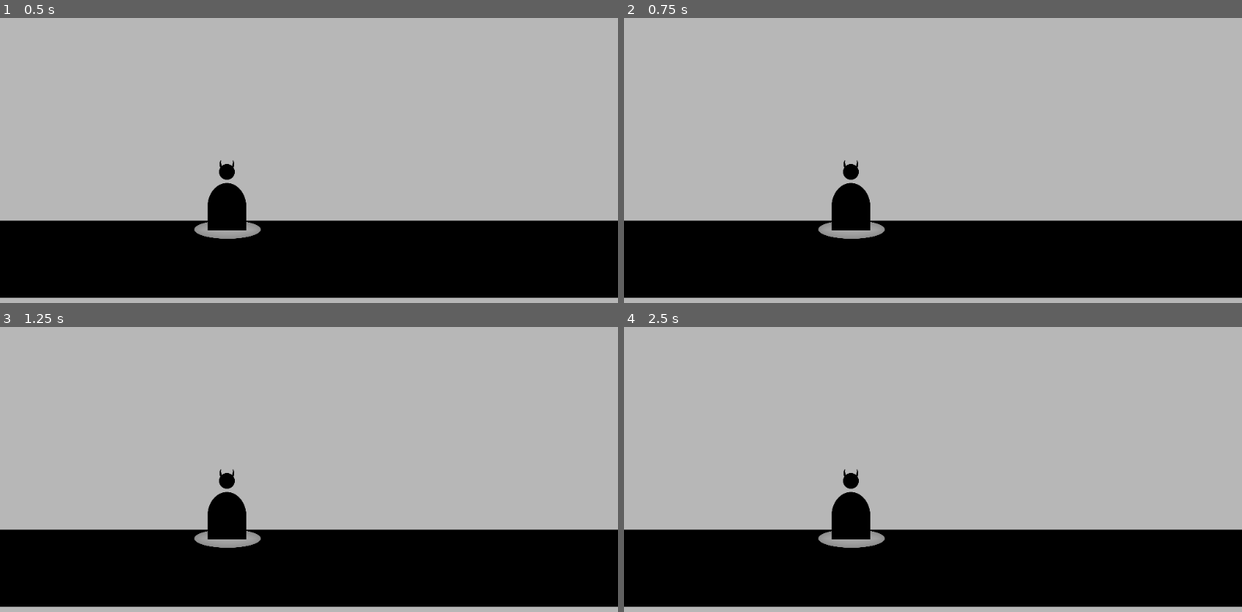
Above: before the commit, frames 1-4 (two rows, left to right).
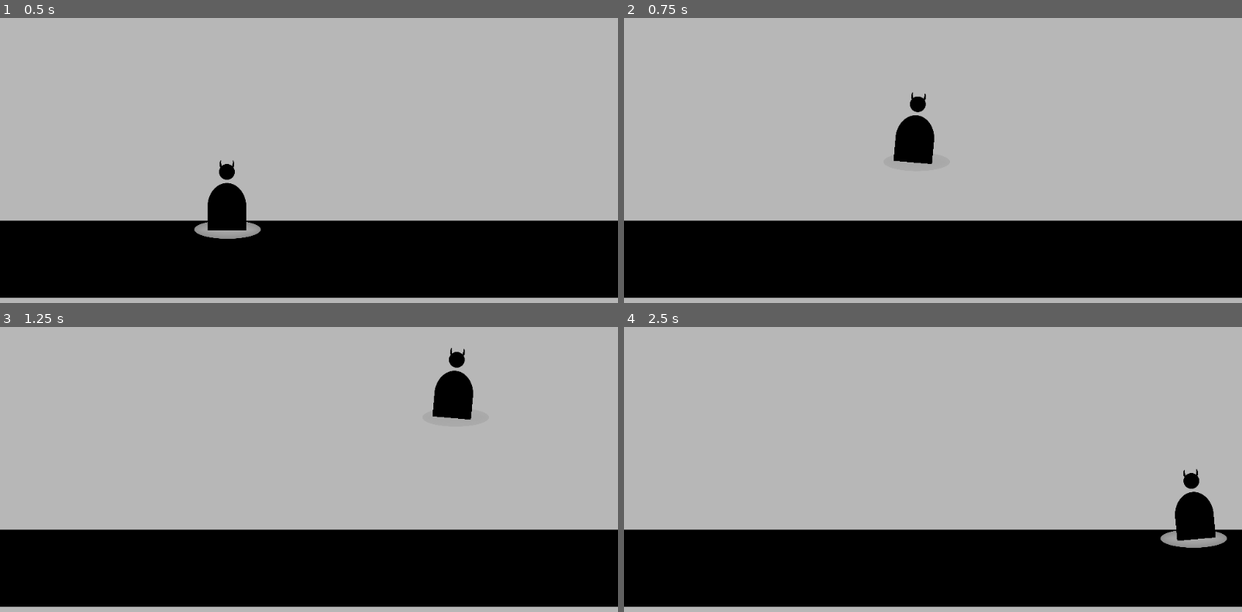
Above: after the commit, the same moments.

Repository: BesterCoder/nuggie-collector
Game: Godot game, scene res://levels/level_001.tscn
Same seed, same stepped clock (60 frames per second), same inputs: the game is played once before the commit and once after it. The project has no main scene, so this scene is started directly.
Inputs:
- Up to frame 1 (0.5 s): no input
- Up to frame 2 (0.75 s): tap Enter at 0.5 s; hold D (move_right, bound only after the commit) from 0.53 s (still down); tap W (jump, bound only after the commit) at 0.6 s
- Up to frame 3 (1.25 s): keep holding D (move_right, bound only after the commit); tap W (jump, bound only after the commit) at 0.77, 1.07 s
- Up to frame 4 (2.5 s): tap W (jump, bound only after the commit) at 1.35, 1.52, 1.82, 2.1 s; release D (move_right, bound only after the commit) at 2.03 s; hold A (move_left, bound only after the commit) from 2.03 s (still down)

Frame 1 is identical in both runs. In frame 2, 2.3% of the frame differs, in the area x 31-51%, y 26-78%; in frame 3, 2.3%; in frame 4, 2.5%, in the area x 31-98%, y 49-78%.

Commit message:
Initial player movement with player body tilting
Player model is rotated when player moves

Diff:
--- a/characters/player/Player.gd
+++ b/characters/player/Player.gd
@@ -3,14 +3,42 @@
 const SPEED = 180*3
 const GRAVITY = 35
 const JUMPFORCE = -1000
+# How much does the player body tilt/rotate when moving
+const TILT_DEGREE = 5.0
+
+enum move_dir {MOVE_LEFT, MOVE_RIGHT, MOVE_NONE}
 
 var velocity = Vector2(0, 0)
+
+func _tilt_player(dir):
+	match dir:
+		move_dir.MOVE_LEFT:
+			$Body.rotation_degrees = -TILT_DEGREE
+		move_dir.MOVE_RIGHT:
+			$Body.rotation_degrees = TILT_DEGREE
+		move_dir.MOVE_NONE:
+			$Body.rotation_degrees = 0
+
+
 func _ready():
 	pass # Replace with function body.
 
 
 # Called every frame. 'delta' is the elapsed time since the previous frame.
 func _process(_delta):
+	if Input.is_action_pressed("move_right"):
+		_tilt_player(move_dir.MOVE_RIGHT)
+		velocity.x = SPEED
+	elif Input.is_action_pressed("move_left"):
+		_tilt_player(move_dir.MOVE_LEFT)
+		velocity.x = -SPEED
+	else:
+		_tilt_player(move_dir.MOVE_NONE)
+
+	if Input.is_action_just_pressed("jump") and is_on_floor():
+		# TODO: Leave the GroundHalo on ground when jumping
+		velocity.y = JUMPFORCE
+
 	velocity.y += GRAVITY
 	velocity = move_and_slide(velocity, Vector2.UP)
 	# Smoothly stop the character from moving with lerp
--- a/project.godot
+++ b/project.godot
@@ -18,6 +18,27 @@
 config/name="Nuggie-collector"
 config/icon="res://icon.png"
 
+[input]
+
+move_right={
+"deadzone": 0.5,
+"events": [ Object(InputEventKey,"resource_local_to_scene":false,"resource_name":"","device":0,"alt":false,"shift":false,"control":false,"meta":false,"command":false,"pressed":false,"scancode":68,"unicode":0,"echo":false,"script":null)
+, Object(InputEventKey,"resource_local_to_scene":false,"resource_name":"","device":0,"alt":false,"shift":false,"control":false,"meta":false,"command":false,"pressed":false,"scancode":16777233,"unicode":0,"echo":false,"script":null)
+ ]
+}
+move_left={
+"deadzone": 0.5,
+"events": [ Object(InputEventKey,"resource_local_to_scene":false,"resource_name":"","device":0,"alt":false,"shift":false,"control":false,"meta":false,"command":false,"pressed":false,"scancode":65,"unicode":0,"echo":false,"script":null)
+, Object(InputEventKey,"resource_local_to_scene":false,"resource_name":"","device":0,"alt":false,"shift":false,"control":false,"meta":false,"command":false,"pressed":false,"scancode":16777231,"unicode":0,"echo":false,"script":null)
+ ]
+}
+jump={
+"deadzone": 0.5,
+"events": [ Object(InputEventKey,"resource_local_to_scene":false,"resource_name":"","device":0,"alt":false,"shift":false,"control":false,"meta":false,"command":false,"pressed":false,"scancode":87,"unicode":0,"echo":false,"script":null)
+, Object(InputEventKey,"resource_local_to_scene":false,"resource_name":"","device":0,"alt":false,"shift":false,"control":false,"meta":false,"command":false,"pressed":false,"scancode":16777232,"unicode":0,"echo":false,"script":null)
+ ]
+}
+
 [layer_names]
 
 2d_physics/layer_1="player"
